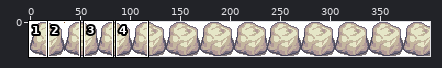
Sprite sheet -- assets/platform.png. The first picture is a wide view before the edit; the outline marks the close-up.
Close-up. First the earlier version:
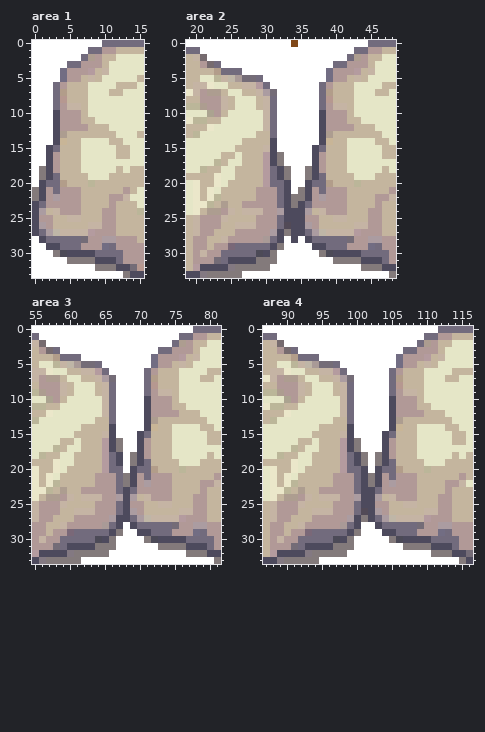
The file is 400x34 pixels. Colours within 5 levels of each other are drawn and written as one. Shown: area 1: x 0..15, y 0..33; area 2: x 19..48, y 0..33; area 3: x 55..81, y 0..33; area 4: x 87..116, y 0..33. The commit also changed other parts of the picture, which this record leaves out.
After:
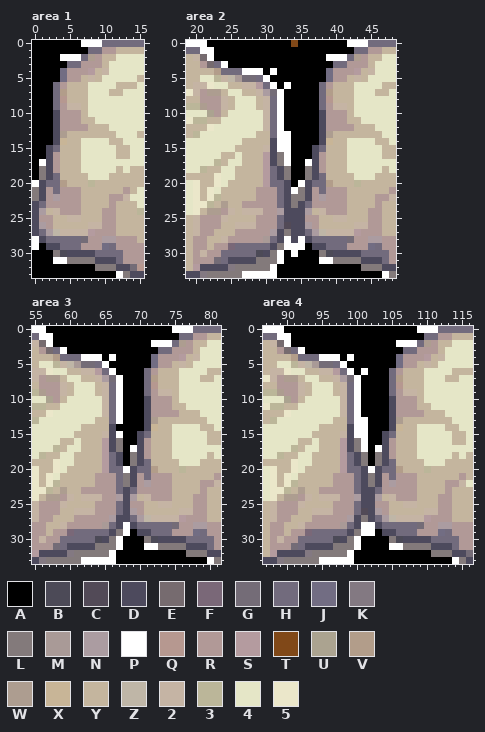
Palette (. is transparent): A #000000  B #4c4a57  C #524a57  D #4d4a5d  E #766b6f  F #7a6878  G #746c77  H #726b7d  J #726d83  K #837982  L #837a7b  M #a99a97  N #ab9ca1  P #ffffff  Q #b69890  R #b19997  S #b49b9f  T #804818  U #aba390  V #b29d8a  W #ad9d90  X #c8b597  Y #c4b59e  Z #bfb6a7  2 #c5b4a4  3 #bbb699  4 #e5e6c7  5 #ebe7ca
Edits made:
Area 1:
Colour P becomes colour A in row 0 at x 0 to 6; in row 1 at x 0 to 7; in row 2 at x 0 to 3; in row 3 at x 0 to 4; in rows 4 to 5 at x 0 to 3; in rows 6 to 14 at x 0 to 2.
Colour P becomes colour A in rows 15 to 16 at x 0 to 1; in rows 17 to 19 at x 0; in row 29 at x 1; in rows 30 to 31 at x 0 to 2; in row 32 at x 0 to 8; in row 33 at x 0 to 11.
Area 2:
Colour P becomes colour A in row 0 at x 22 to 33 and 35 to 41; in row 1 at x 23 to 42; in row 2 at x 23 to 38; in row 3 at x 25 to 39; in row 4 at x 30 and 32 to 38; in row 5 at x 31 to 38.
Colour P becomes colour A in row 6 at x 32 and 34 to 37; in rows 7 to 12 at x 33 to 37; in rows 13 to 14 at x 34 to 37; in rows 15 to 16 at x 34 to 36; in rows 17 to 19 at x 34 to 35; in row 20 at x 34.
Colour P becomes colour A in row 29 at x 36; in row 30 at x 33 and 35 to 37; in row 31 at x 33 to 37; in row 32 at x 32 to 43; in row 33 at x 32 to 46.
Area 3:
Colour P becomes colour A in row 0 at x 57 to 74; in row 1 at x 58 to 75; in row 2 at x 58 to 71; in row 3 at x 60 to 72; in row 4 at x 65 and 67 to 71; in row 5 at x 66 to 71.
Colour P becomes colour A in row 6 at x 67 to 70; in rows 7 to 13 at x 68 to 70; in row 14 at x 67 to 70; in rows 15 to 16 at x 68 to 69; in rows 17 to 19 at x 68; in row 29 at x 69.
Colour P becomes colour A in rows 30 to 31 at x 68 to 70; in row 32 at x 67 to 76; in row 33 at x 67 to 79.
Area 4:
Colour P becomes colour A in row 0 at x 90 to 108; in row 1 at x 91 to 109; in row 2 at x 91 to 105; in row 3 at x 93 to 106; in row 4 at x 98 and 100 to 105; in row 5 at x 99 to 105.
Colour P becomes colour A in row 6 at x 100 and 102 to 104; in rows 7 to 12 at x 101 to 104; in rows 13 to 14 at x 102 to 104; in rows 15 to 16 at x 102 to 103; in rows 17 to 19 at x 102; in row 29 at x 103.
Colour P becomes colour A in rows 30 to 31 at x 101 to 104; in row 32 at x 100 to 110; in row 33 at x 100 to 113.
Pixel boxes of the changes (left, top, right, bottom) in both close-ups:
changed: (32, 40, 88, 180)
changed: (32, 243, 116, 278)
changed: (207, 40, 354, 187)
changed: (277, 243, 382, 278)
changed: (46, 326, 179, 466)
changed: (116, 529, 207, 564)
changed: (284, 326, 424, 466)
changed: (354, 529, 452, 564)
